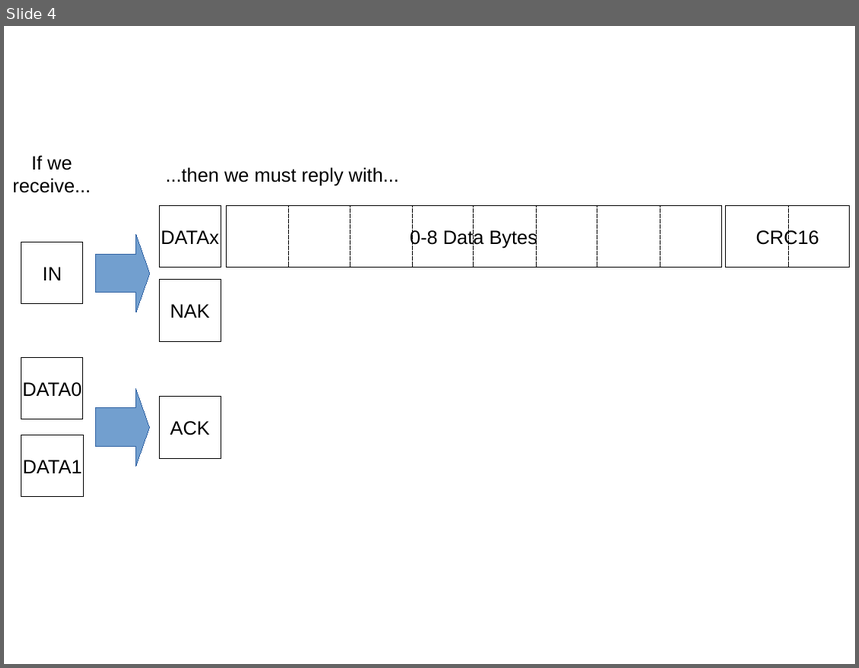
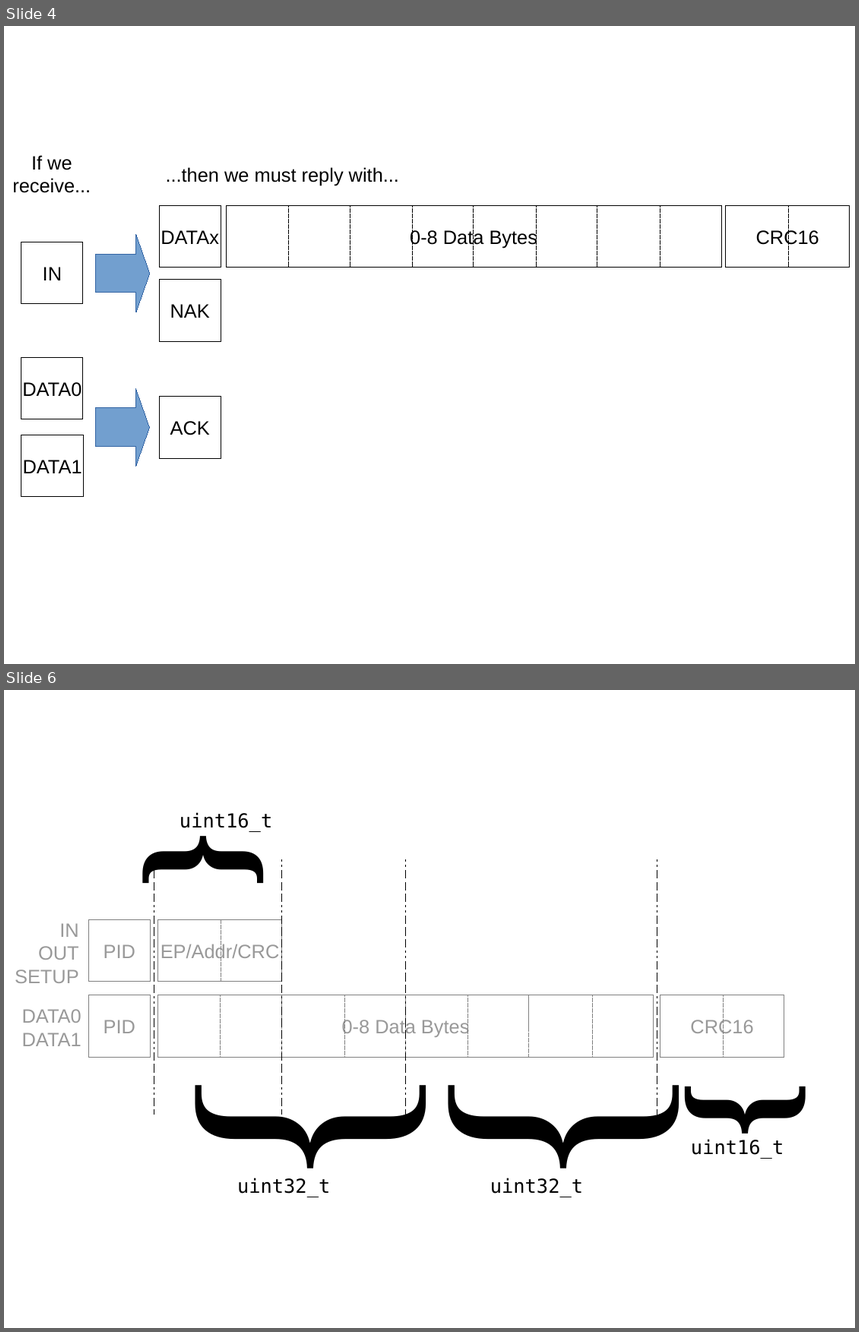
Before and after one commit to xobs/grainuum-33c3, a slide deck: diagrams.odp. Shown one above the other, each under a label of ours: slide 4 before the commit, slides 4 and 6 after it; the slides between them are not shown. The pictures are 859x668 and 859x1332 pixels, drawn with LibreOffice and Linux fonts; fonts in the diff are those of the drawing. Boxes give left, top, right and bottom in pixels: in the first picture for what was removed or moved away, otherwise in the second. Text is boxed around its words. In the diff, an @@ line names an element or a change of style, - is before the commit and + after.

```diff
--- a/diagrams.odp
+++ b/diagrams.odp
@@ slide 6 added at [4,690,855,1328], background #FFFFFF @@
@@ text added at [142,824,312,846], 136 pt, text #000000, bold @@
+{
@@ text added at [180,812,272,832], 18 pt, text #000000 @@
+uint16_t
@@ line added from (154, 860) to (154, 1115), #000000 0 pt @@
@@ line added from (282, 860) to (282, 1115), #000000 0 pt @@
@@ line added from (405, 860) to (405, 1115), #000000 0 pt @@
@@ line added from (658, 860) to (658, 1115), #000000 0 pt @@
@@ text added at [15,923,79,983], 18 pt, text #999999 @@
+IN
+OUT
+SETUP
@@ rectangle added at [88,920,150,982], fill #FFFFFF, outline #808080 0 pt, 18 pt, text #999999 @@
+PID
@@ rectangle added at [158,920,282,982], fill #FFFFFF, outline #808080 0 pt, 18 pt, text #999999 @@
+EP/Addr/CRC
@@ line added from (221, 920) to (221, 982), #808080 0 pt @@
@@ rectangle added at [88,995,150,1057], fill #FFFFFF, outline #808080 0 pt, 18 pt, text #999999 @@
+PID
@@ rectangle added at [158,995,654,1057], fill #FFFFFF, outline #808080 0 pt, 18 pt, text #999999 @@
+0-8 Data Bytes
@@ line added from (221, 995) to (221, 1057), #808080 0 pt @@
@@ line added from (282, 995) to (282, 1057), #808080 0 pt @@
@@ line added from (344, 995) to (344, 1057), #808080 0 pt @@
@@ line added from (405, 995) to (405, 1057), #808080 0 pt @@
@@ line added from (468, 995) to (468, 1057), #808080 0 pt @@
@@ line added from (529, 996) to (529, 1058), #808080 0 pt @@
@@ line added from (592, 995) to (592, 1057), #808080 0 pt @@
@@ rectangle added at [661,995,785,1057], fill #FFFFFF, outline #808080 0 pt, 18 pt, text #999999 @@
+CRC16
@@ line added from (723, 995) to (723, 1057), #808080 0 pt @@
@@ text added at [22,1009,82,1046], 18 pt, text #999999 @@
+DATA0
+DATA1
@@ text added at [637,1125,806,1146], 136 pt, text #000000, bold @@
+{
@@ text added at [691,1139,784,1159], 18 pt, text #000000 @@
+uint16_t
@@ text added at [106,1179,423,1201], 260 pt, text #000000 @@
+{
@@ text added at [237,1178,330,1198], 18 pt, text #000000 @@
+uint32_t
@@ text added at [360,1179,676,1201], 260 pt, text #000000 @@
+{
@@ text added at [490,1178,583,1198], 18 pt, text #000000 @@
+uint32_t
```
Also in this commit, not shown: 1 other slide added, 2 slides removed, 6 other files.
